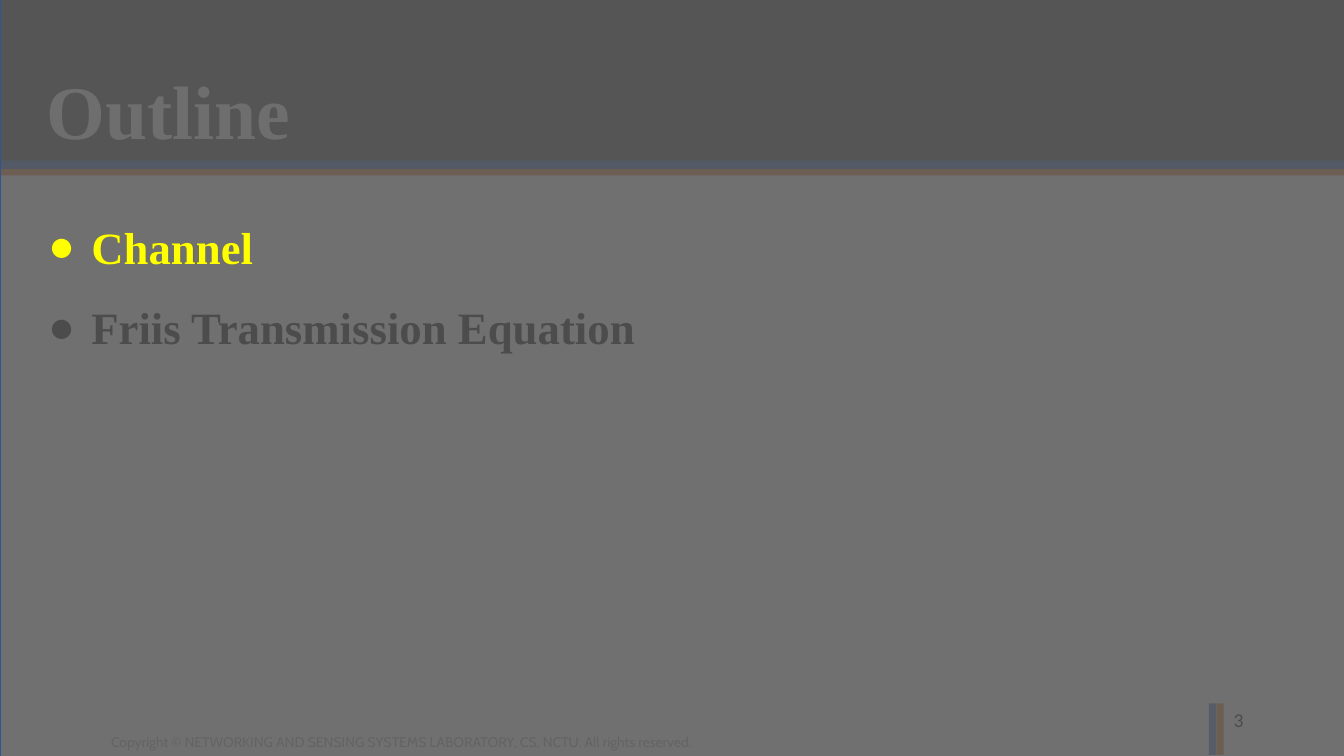
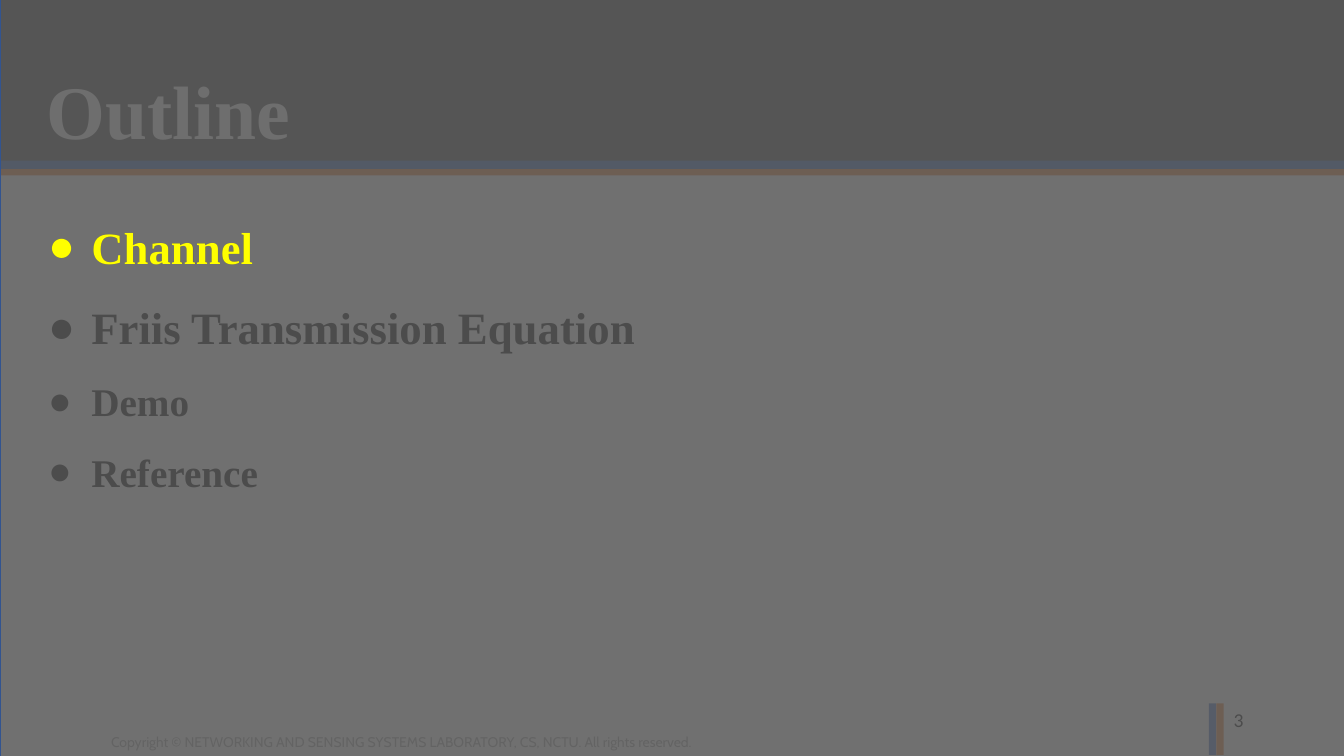
Before and after one commit to ghostkingwilly/Signal_Training_Freshman, a slide deck: slide 3 of Freshman_Training_Signal.pptx. Drawn at 1344x756 pixels with LibreOffice and Linux fonts; fonts in the diff are those of the drawing; background and template pictures are left out. Boxes give left, top, right and bottom in pixels: in the first picture for what was removed or moved away, otherwise in the second. Text is boxed around its words. In the diff, an @@ line names an element or a change of style, - is before the commit and + after.

```diff
--- a/Freshman_Training_Signal.pptx
+++ b/Freshman_Training_Signal.pptx
@@ text at <box>91,382,258,495</box>: paragraphs added @@
+● Demo
+● Reference
```
Also in this commit, not shown: 1 other slide changed.
